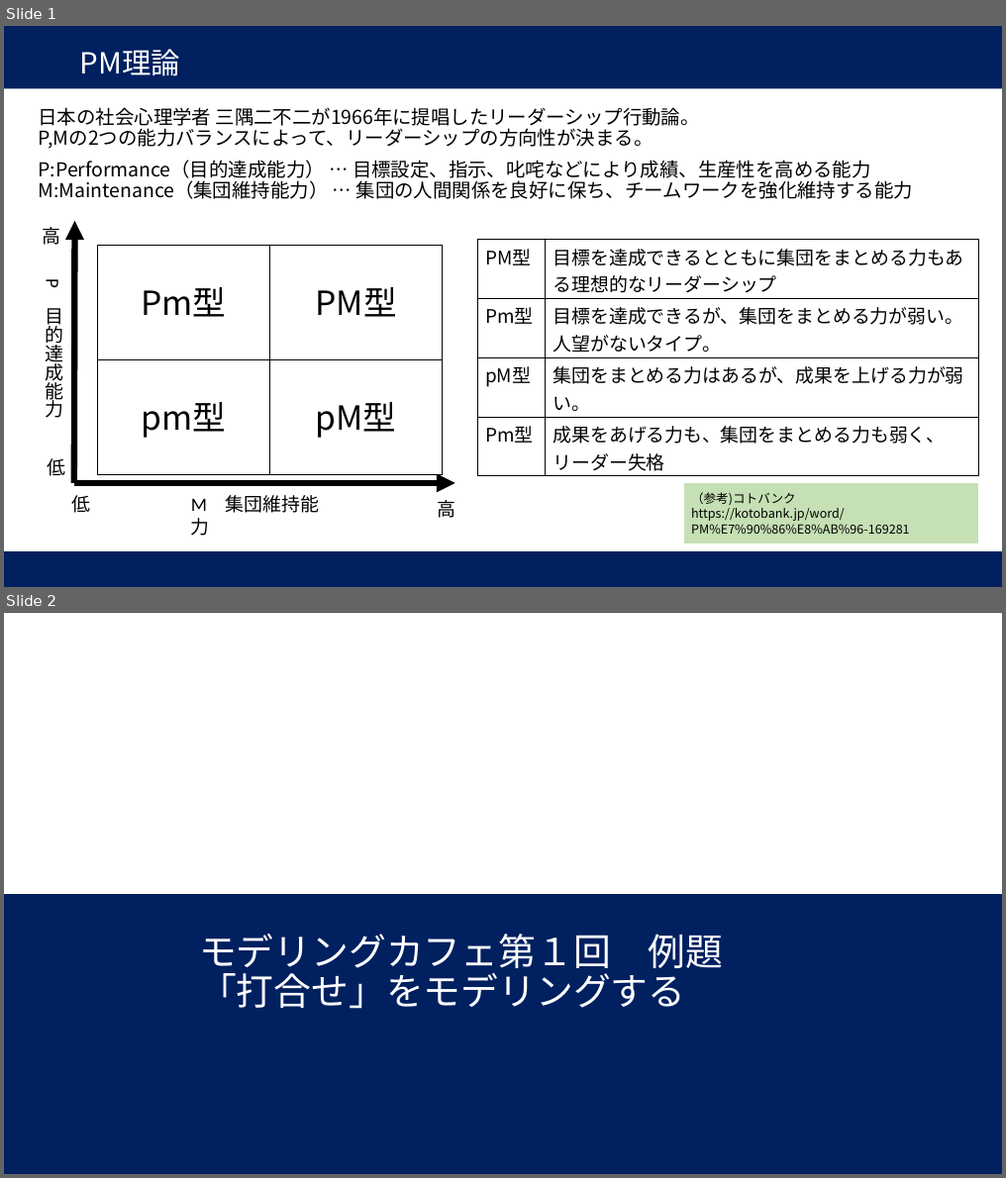
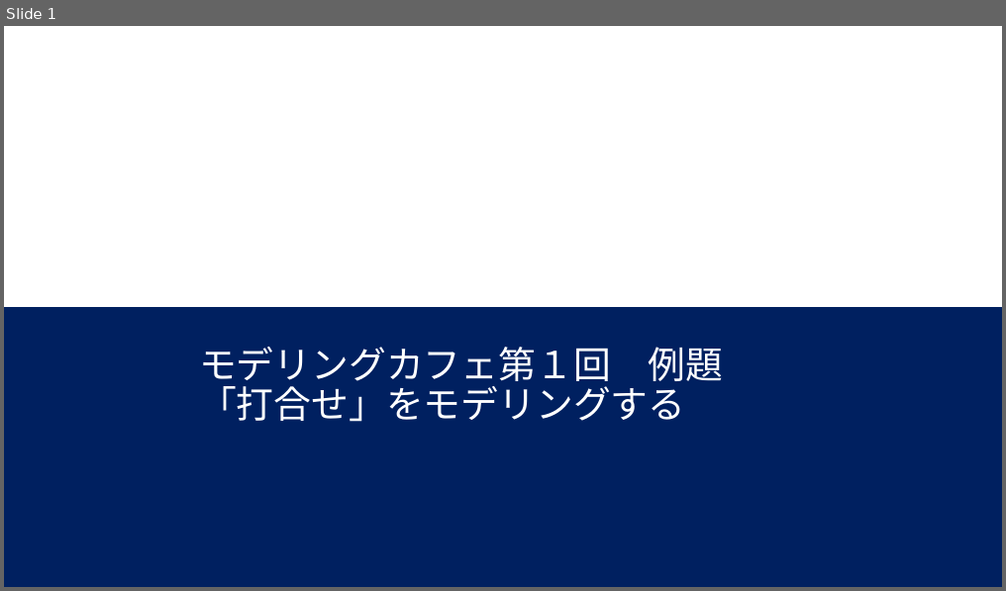
Before and after one commit to necoak/modeling, a slide deck: 01_/打合せモデリング.pptx. Shown one above the other, each under a label of ours: slides 1 and 2 before the commit, slide 1 after it. The pictures are 1006x1178 and 1006x591 pixels, drawn with LibreOffice and Linux fonts; fonts in the diff are those of the drawing. Boxes give left, top, right and bottom in pixels: in the first picture for what was removed or moved away, otherwise in the second. Text is boxed around its words. In the diff, an @@ line names an element or a change of style, - is before the commit and + after.

```diff
--- a/01_/打合せモデリング.pptx
+++ b/01_/打合せモデリング.pptx
@@ slide 1 removed at <box>4,26,1002,587</box>, background #FFFFFF @@
@@ rectangle removed at <box>4,26,1002,89</box> @@
@@ title removed at <box>80,49,180,76</box> @@
-PM理論
@@ text removed at <box>39,107,913,199</box> @@
-日本の社会心理学者 三隅二不二が1966年に提唱したリーダーシップ行動論。
-P,Mの2つの能力バランスによって、リーダーシップの方向性が決まる。
-P:Performance（目的達成能力） … 目標設定、指示、叱咤などにより成績、生産性を高める能力
-M:Maintenance（集団維持能力） … 集団の人間関係を良好に保ち、チームワークを強化維持する能力
@@ text removed at <box>42,227,60,245</box> @@
-高
@@ arrow removed from (74, 483) to (75, 221) @@
@@ rectangle removed at <box>98,246,269,360</box> @@
-Pm型
@@ rectangle removed at <box>269,246,442,360</box> @@
-PM型
@@ table removed at <box>478,240,978,476</box>, 4 rows, 2 columns @@
-PM型 | 目標を達成できるとともに集団をまとめる力もある理想的なリーダーシップ
-Pm型 | 目標を達成できるが、集団をまとめる力が弱い。人望がないタイプ。
-pM型 | 集団をまとめる力はあるが、成果を上げる力が弱い。
-Pm型 | 成果をあげる力も、集団をまとめる力も弱く、リーダー失格
@@ text removed at <box>41,279,63,418</box> @@
-P 目的達成能力
@@ rectangle removed at <box>98,360,269,474</box> @@
-pm型
@@ rectangle removed at <box>269,360,442,474</box> @@
-pM型
@@ text removed at <box>48,459,66,476</box> @@
-低
@@ text removed at <box>72,495,91,513</box> @@
-低
@@ arrow removed from (74, 483) to (455, 483) @@
@@ text removed at <box>191,495,319,536</box> @@
-M 集団維持能力
@@ text removed at <box>437,500,455,518</box> @@
-高
@@ rectangle removed at <box>684,483,979,545</box> @@
-（参考)コトバンク
-https://kotobank.jp/word/PM%E7%90%86%E8%AB%96-169281
@@ rectangle removed at <box>4,552,1002,587</box> @@
@@ what was slide 2 is now slide 1 @@
```
Also in this commit, not shown: 1 slide changed, 3 other files.
